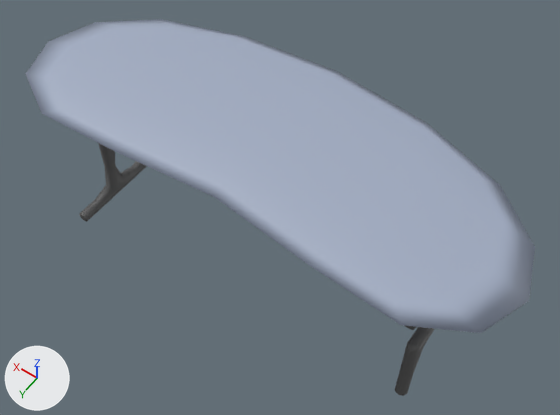
Renders of the FBX model Assets/Models/Modern/Desk/Desk.fbx from each side of a commit.
Camera for both pictures: a camera (50 mm lens) standing at (-0.0746, 0.1397, 0.1823) and looking at (-0.0026, 0.0389, 0.0239). Lighting does not change. The marker at lower left points along +X, +Y and +Z. Where no turn or scale is listed for an object, it has been applied to the vertices.

Script lines for the objects in view, before the commit:
```python
me_mesh = bpy.data.meshes.new('Mesh')
me_mesh.from_pydata(...)  # 66 vertices, 64 faces; spans x -0.0679..0.0679, y -0.0333..0.0207, z -0.0016..0.0036
me_mesh.materials.append(mat_phong2)  # blue #a2adc2
me_mesh_001 = bpy.data.meshes.new('Mesh.001')
me_mesh_001.from_pydata(...)  # 218 vertices, 216 faces; spans x -0.0017..0.0017, y -0.0258..0.0093, z -0.044..0.0034
me_mesh_001.materials.append(mat_metalbar)  # dark grey #595959
me_mesh_003 = bpy.data.meshes.new('Mesh.003')
me_mesh_003.from_pydata(...)  # 224 vertices, 224 faces; spans x -0.0016..0.0016, y -0.0016..0.0316, z -0.0243..0.0237
me_mesh_003.materials.append(mat_metalbar)  # dark grey #595959
ob_e = bpy.data.objects.new('e', me_mesh_003)
ob_e.location = (0.0522, 0.0297, 0.0243)
ob_f = bpy.data.objects.new('f', me_mesh_001)
ob_f.location = (-0.0503, 0.0525, 0.044)
ob_top1 = bpy.data.objects.new('top1', me_mesh)
ob_top1.location = (0.0, 0.0438, 0.0484)
```
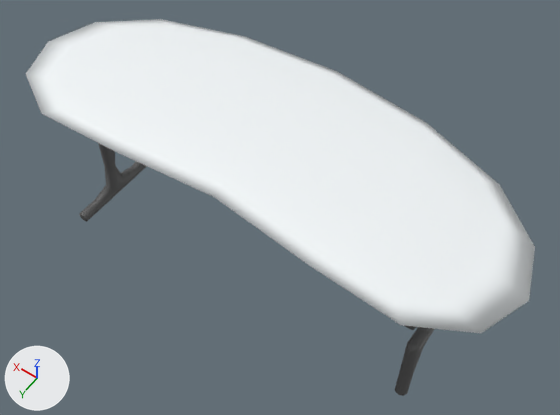
Changed parts and their boxes [x1, y1, x2, y2] in the pictures (560 x 415 px):
'top1', recoloured (grey to white)
    both: [26, 19, 535, 333]

The edits, one by one:
Picture 'crystal.png' (img_crystal_png) is new.
Material 'crystal' (mat_crystal) is new.
Uses the picture img_crystal_png.
me_mesh has 66 vertices, 64 faces and spans x -0.0679..0.0679, y -0.0333..0.0207, z -0.0016..0.0036.
me_mesh no longer uses material mat_phong2 (blue #a2adc2).
me_mesh now uses material mat_crystal.
